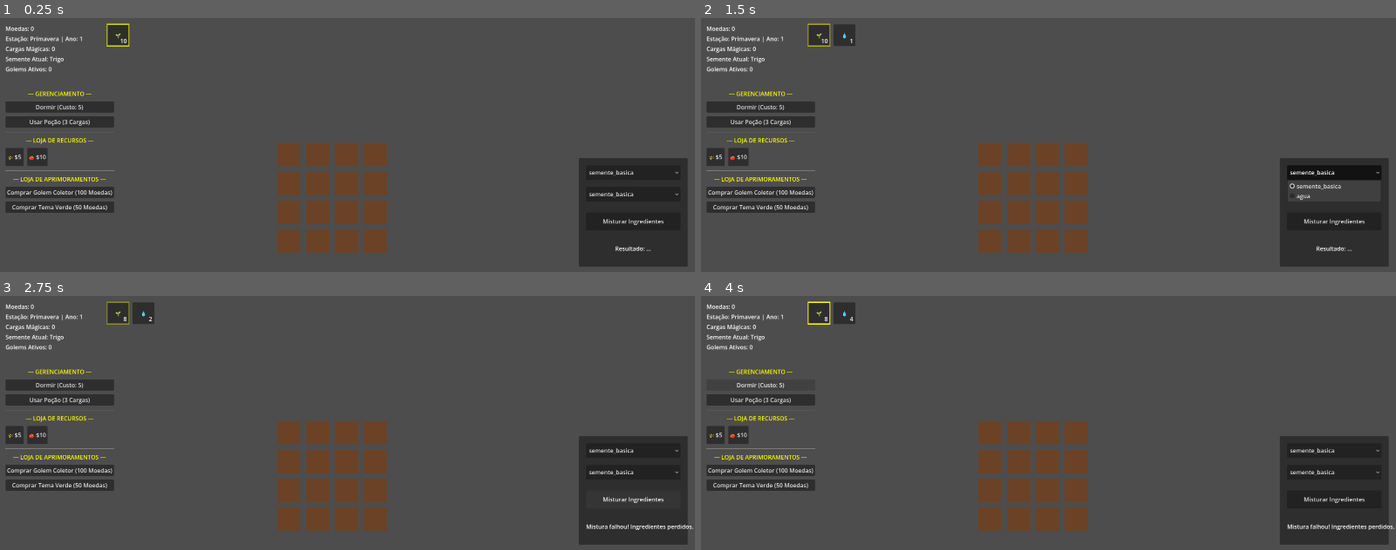
Above: before the commit, frames 1-4 (two rows, left to right).
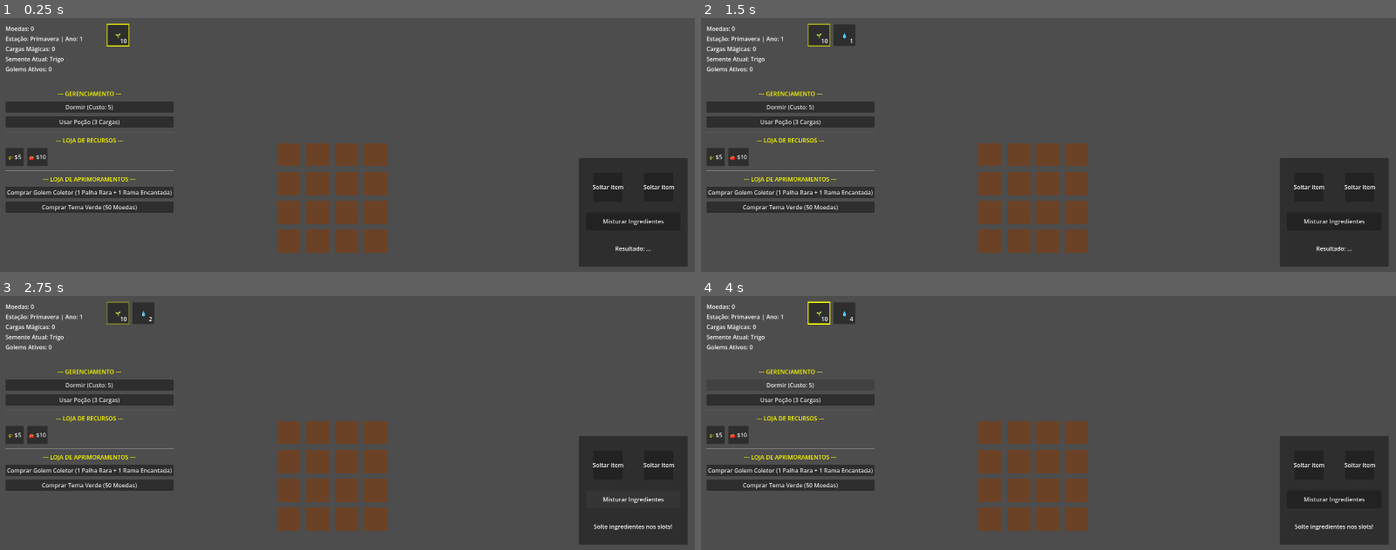
Above: after the commit, the same moments.

Repository: LeandroSatsuki/Cauldron-Crops
Game: Godot game, scene res://Scenes/Main.tscn
Same seed, same stepped clock (60 frames per second), same inputs: the game is played once before the commit and once after it.
Inputs (mouse positions are in pixels of both pictures, inside the frame that each line leads up to):
- Up to frame 1 (0.25 s): no input
- Up to frame 2 (1.5 s): click "Comprar Golem Coletor (100 Mo…" (after the commit: "Comprar Golem Coletor (1 Palh…") at 0.5 s; click (1333, 172) at 1.25 s, where only the run before the commit has a clickable "semente_basica"
- Up to frame 3 (2.75 s): click "Misturar Ingredientes" at 2 s
- Up to frame 4 (4 s): click (1333, 471) at 2.75 s, where only the run before the commit has a clickable "semente_basica"; click "Dormir (Custo: 5)" at 3.5 s

The runs differ from the first frame. In frame 1, 2.7% of the frame differs, in the area x 1-98%, y 28-77%; in frame 2, 3.7%; in frame 3, 2.9%; in frame 4, 2.5%.

Commit message:
caldeirao dinamico e buffs de estacao aplicados

Diff:
--- a/Scenes/Cauldron.tscn
+++ b/Scenes/Cauldron.tscn
@@ -1,6 +1,7 @@
-[gd_scene load_steps=2 format=3]
+[gd_scene load_steps=3 format=3]
 
 [ext_resource type="Script" path="res://Scripts/Cauldron.gd" id="1_cauldrongd"]
+[ext_resource type="Script" path="res://Scripts/DropSlot.gd" id="2_dropslotgd"]
 
 [node name="CauldronUI" type="Panel"]
 anchor_left = 1.0
@@ -13,19 +14,43 @@
 offset_bottom = 150.0
 script = ExtResource("1_cauldrongd")
 
-[node name="Slot1" type="OptionButton" parent="."]
+[node name="DropSlot1" type="Panel" parent="."]
 layout_mode = 0
-offset_left = 20.0
-offset_top = 20.0
-offset_right = 280.0
-offset_bottom = 60.0
+offset_left = 40.0
+offset_top = 40.0
+offset_right = 120.0
+offset_bottom = 120.0
+script = ExtResource("2_dropslotgd")
 
-[node name="Slot2" type="OptionButton" parent="."]
+[node name="Label" type="Label" parent="DropSlot1"]
+layout_mode = 1
+anchors_preset = 15
+anchor_right = 1.0
+anchor_bottom = 1.0
+grow_horizontal = 2
+grow_vertical = 2
+text = "Soltar item"
+horizontal_alignment = 1
+vertical_alignment = 1
+
+[node name="DropSlot2" type="Panel" parent="."]
 layout_mode = 0
-offset_left = 20.0
-offset_top = 80.0
-offset_right = 280.0
+offset_left = 180.0
+offset_top = 40.0
+offset_right = 260.0
 offset_bottom = 120.0
+script = ExtResource("2_dropslotgd")
+
+[node name="Label" type="Label" parent="DropSlot2"]
+layout_mode = 1
+anchors_preset = 15
+anchor_right = 1.0
+anchor_bottom = 1.0
+grow_horizontal = 2
+grow_vertical = 2
+text = "Soltar item"
+horizontal_alignment = 1
+vertical_alignment = 1
 
 [node name="MisturarButton" type="Button" parent="."]
 layout_mode = 0
--- a/Scripts/Cauldron.gd
+++ b/Scripts/Cauldron.gd
@@ -1,82 +1,25 @@
 extends Panel
 
-@onready var slot_1: OptionButton = $Slot1
-@onready var slot_2: OptionButton = $Slot2
+@onready var drop_slot_1: Panel = $DropSlot1
+@onready var drop_slot_2: Panel = $DropSlot2
 @onready var misturar_button: Button = $MisturarButton
 @onready var resultado_label: Label = $ResultadoLabel
-
-var ultimo_inventario_cache: Dictionary = {}
 
 func _ready() -> void:
 	if misturar_button:
 		misturar_button.pressed.connect(_on_misturar_button_pressed)
-	_atualizar_options_se_necessario()
-
-func _process(_delta: float) -> void:
-	_atualizar_options_se_necessario()
-
-func _atualizar_options_se_necessario() -> void:
-	var inventario_filtrado = {}
-	for key in GlobalInventory.inventario:
-		if GlobalInventory.inventario[key] >= 1:
-			inventario_filtrado[key] = GlobalInventory.inventario[key]
-
-	var precisa_atualizar = false
-	if inventario_filtrado.size() != ultimo_inventario_cache.size():
-		precisa_atualizar = true
-	else:
-		for key in inventario_filtrado:
-			if not ultimo_inventario_cache.has(key) or inventario_filtrado[key] != ultimo_inventario_cache[key]:
-				precisa_atualizar = true
-				break
-
-	if precisa_atualizar:
-		ultimo_inventario_cache = inventario_filtrado.duplicate()
-		_preencher_options(inventario_filtrado.keys())
-
-func _preencher_options(itens: Array) -> void:
-	var sel_text1 = ""
-	if slot_1 and slot_1.selected != -1 and slot_1.selected < slot_1.item_count:
-		sel_text1 = slot_1.get_item_text(slot_1.selected)
-
-	var sel_text2 = ""
-	if slot_2 and slot_2.selected != -1 and slot_2.selected < slot_2.item_count:
-		sel_text2 = slot_2.get_item_text(slot_2.selected)
-
-	if slot_1:
-		slot_1.clear()
-	if slot_2:
-		slot_2.clear()
-
-	for item in itens:
-		if slot_1:
-			slot_1.add_item(item)
-		if slot_2:
-			slot_2.add_item(item)
-
-	# Restore selection if possible
-	if sel_text1 != "" and slot_1:
-		for i in range(slot_1.item_count):
-			if slot_1.get_item_text(i) == sel_text1:
-				slot_1.selected = i
-				break
-	if sel_text2 != "" and slot_2:
-		for i in range(slot_2.item_count):
-			if slot_2.get_item_text(i) == sel_text2:
-				slot_2.selected = i
-				break
 
 func _on_misturar_button_pressed() -> void:
-	if not slot_1 or not slot_2:
+	if not drop_slot_1 or not drop_slot_2:
 		return
 
-	if slot_1.selected == -1 or slot_2.selected == -1:
+	var item1 = drop_slot_1.item_vinculado
+	var item2 = drop_slot_2.item_vinculado
+
+	if item1 == "" or item2 == "":
 		if resultado_label:
-			resultado_label.text = "Selecione os ingredientes!"
+			resultado_label.text = "Solte ingredientes nos slots!"
 		return
-
-	var item1 = slot_1.get_item_text(slot_1.selected)
-	var item2 = slot_2.get_item_text(slot_2.selected)
 
 	var qtd1 = GlobalInventory.inventario.get(item1, 0)
 	var qtd2 = GlobalInventory.inventario.get(item2, 0)
@@ -94,7 +37,7 @@
 			resultado_label.text = "Ingredientes insuficientes!"
 		return
 
-	# Consume items
+	# Consume items from GlobalInventory
 	var removed_1 = GlobalInventory.remover_item(item1, 1)
 	var removed_2 = GlobalInventory.remover_item(item2, 1)
 
--- a/Scripts/Database.gd
+++ b/Scripts/Database.gd
@@ -34,10 +34,19 @@
 	"trigo": 15,
 	"tomate_sol": 25,
 	"abobora_sombria": 35,
-	"raiz_gelida": 20
+	"raiz_gelida": 20,
+	"palha_rara": 500,
+	"rama_encantada": 300
 }
 
-var custo_semente = {"semente_basica": 5, "semente_verao": 10, "semente_outono": 15, "semente_inverno": 20}
+var custo_semente = {
+	"semente_basica": 5,
+	"semente_verao": 10,
+	"semente_outono": 15,
+	"semente_inverno": 20,
+	"palha_rara": 500,
+	"rama_encantada": 300
+}
 
 var receitas_alquimia: Dictionary = {
 	"agua_trigo": "pocao_crescimento",
--- /dev/null
+++ b/Scripts/DropSlot.gd
@@ -0,0 +1,12 @@
+extends Panel
+
+var item_vinculado: String = ""
+
+func _can_drop_data(at_pos: Vector2, data: Variant) -> bool:
+	return typeof(data) == TYPE_STRING
+
+func _drop_data(at_pos: Vector2, data: Variant) -> void:
+	item_vinculado = data
+	var label = get_node_or_null("Label")
+	if label:
+		label.text = data
--- a/Scripts/FarmPlot.gd
+++ b/Scripts/FarmPlot.gd
@@ -120,6 +120,18 @@
 					ui.criar_texto_flutuante("💥 RARO!", global_position + Vector2(0, -20), Color(0.5, 0.2, 0.9))
 				print("💥 SORTE GRANDE! Drop raro: Semente de Inverno!")
 
+			if produto == "trigo" and randf() <= 0.005:
+				GlobalInventory.adicionar_item("palha_rara", 1)
+				if ui and ui.has_method("criar_texto_flutuante"):
+					ui.criar_texto_flutuante("Palha Rara!", global_position + Vector2(0, -40), Color(0.8, 0.2, 0.8))
+				print("💥 SORTE GRANDE! Drop raro: Palha Rara!")
+
+			if produto == "abobora_sombria" and randf() <= 0.02:
+				GlobalInventory.adicionar_item("rama_encantada", 1)
+				if ui and ui.has_method("criar_texto_flutuante"):
+					ui.criar_texto_flutuante("Rama Encantada!", global_position + Vector2(0, -40), Color(0.8, 0.2, 0.8))
+				print("💥 SORTE GRANDE! Drop raro: Rama Encantada!")
+
 			# Reseta o estado para VAZIO
 			estado_atual = State.VAZIO
 			regado = false
--- a/Scripts/InventorySlot.gd
+++ b/Scripts/InventorySlot.gd
@@ -48,3 +48,9 @@
 		elif event.button_index == MOUSE_BUTTON_RIGHT:
 			slot_clicado.emit(item_id, true, self)
 			accept_event()
+
+func _get_drag_data(at_position: Vector2) -> Variant:
+	var label = Label.new()
+	label.text = item_id
+	set_drag_preview(label)
+	return item_id
--- a/Scripts/UI.gd
+++ b/Scripts/UI.gd
@@ -42,6 +42,7 @@
 		comprar_verao_button.mouse_exited.connect(_on_comprar_verao_button_mouse_exited)
 	if comprar_golem_button:
 		comprar_golem_button.pressed.connect(_on_comprar_golem_button_pressed)
+		comprar_golem_button.text = "Comprar Golem Coletor (1 Palha Rara + 1 Rama Encantada)"
 
 	# Inicializa
 	verificar_e_atualizar_inventario()
@@ -218,8 +219,17 @@
 	if EconomyManager.total_golems >= EconomyManager.max_golems:
 		print("Capacidade máxima de Golems atingida!")
 		return
-	if EconomyManager.remover_moedas(100):
-		EconomyManager.total_golems += 1
+
+	var palha = GlobalInventory.inventario.get("palha_rara", 0)
+	var rama = GlobalInventory.inventario.get("rama_encantada", 0)
+	if palha >= 1 and rama >= 1:
+		if GlobalInventory.remover_item("palha_rara", 1) and GlobalInventory.remover_item("rama_encantada", 1):
+			EconomyManager.total_golems += 1
+			print("Golem comprado com sucesso!")
+		else:
+			print("Erro ao remover materiais do Golem!")
+	else:
+		print("Faltam materiais raros para o Golem!")
 
 func _on_comprar_trigo_button_mouse_entered() -> void:
 	if tooltip_panel:
